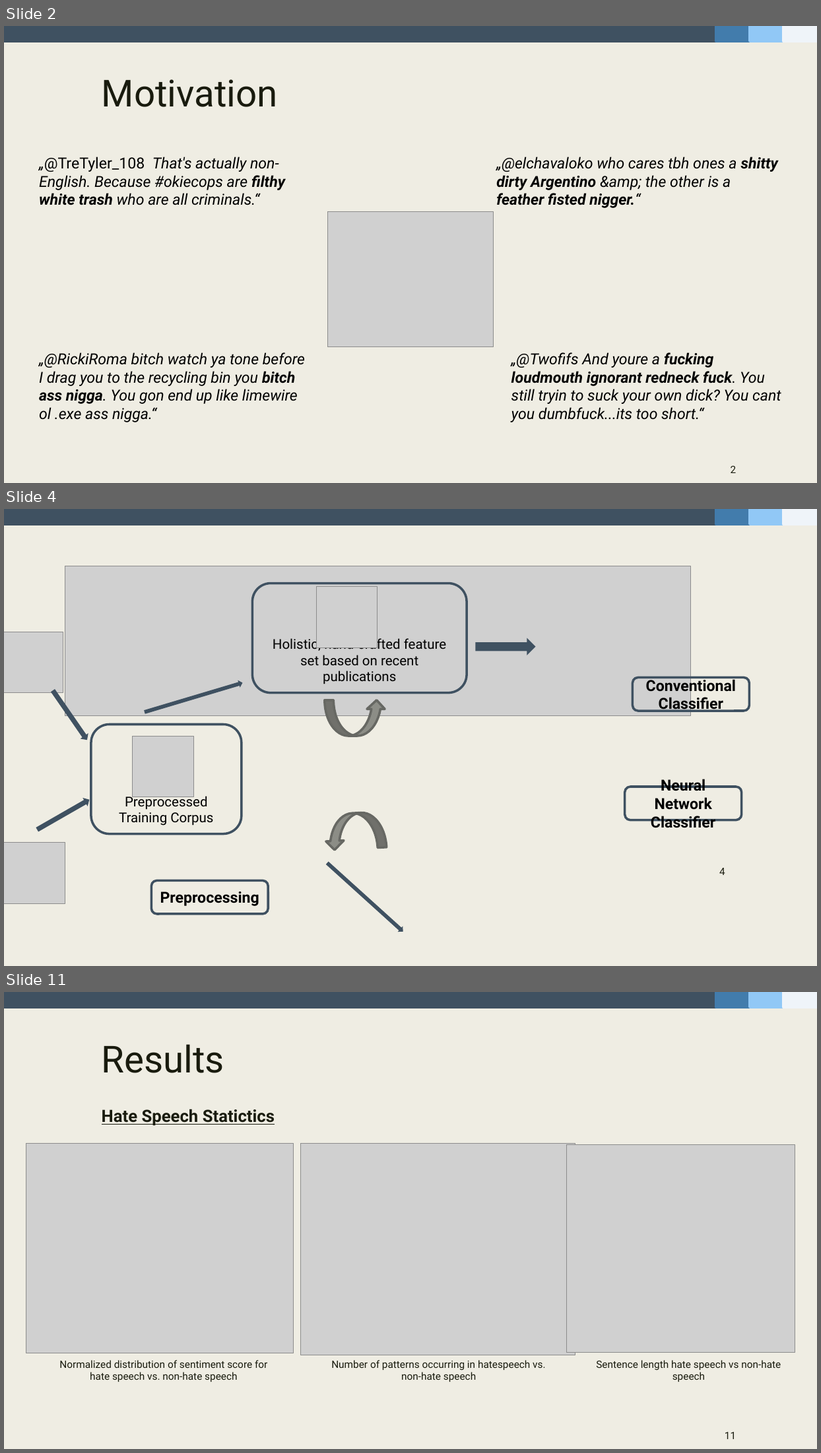
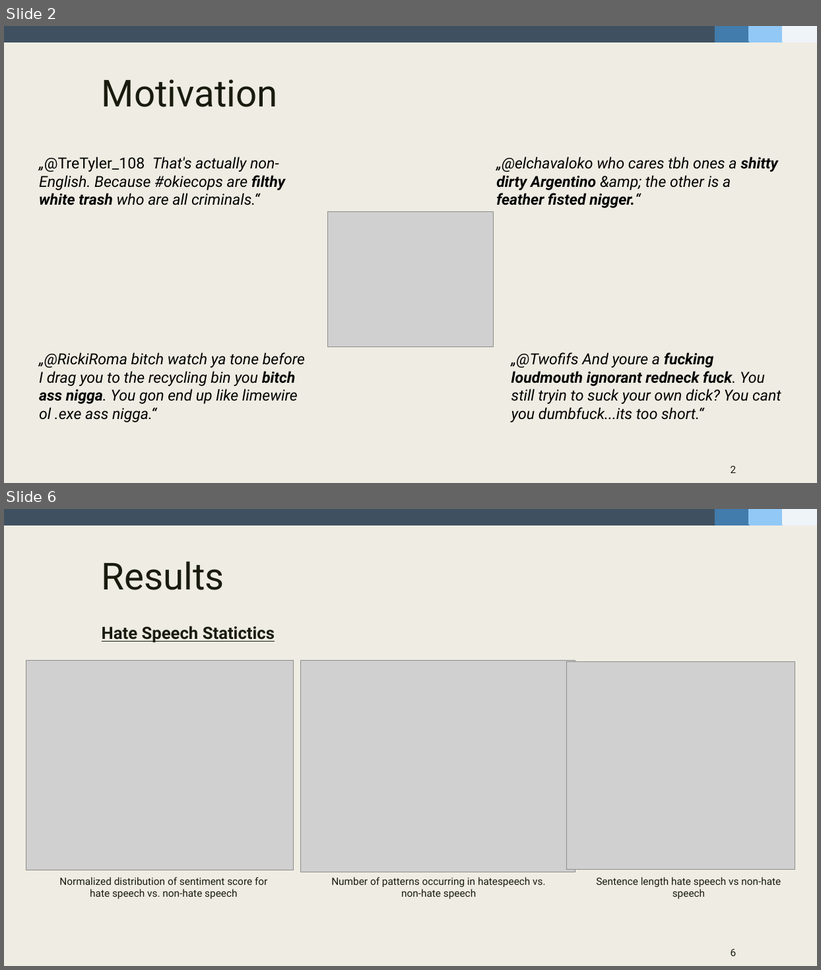
Before and after one commit to fidsusj/HateSpeechDetection, a slide deck: docs/presentation/presentation-slides.pptx. Shown one above the other, each under a label of ours: slides 2, 4 and 11 before the commit, slides 2 and 6 after it; the slides between them are not shown. The pictures are 821x1453 and 821x970 pixels, drawn with LibreOffice and Linux fonts; fonts in the diff are those of the drawing; grey boxes stand for pictures. Boxes give left, top, right and bottom in pixels: in the first picture for what was removed or moved away, otherwise in the second. Text is boxed around its words. In the diff, an @@ line names an element or a change of style, - is before the commit and + after.

```diff
--- a/docs/presentation/presentation-slides.pptx
+++ b/docs/presentation/presentation-slides.pptx
@@ slide 4 removed at <box>4,509,817,966</box>, background #EFEDE3; not listed: 4 template elements that a slide beside it also shows @@
@@ picture removed at <box>65,566,691,716</box> @@
@@ rounded rectangle removed at <box>252,584,467,693</box> @@
-Holistic, hand-crafted feature set based on recent publications
@@ picture removed at <box>316,587,378,648</box> @@
@@ picture removed at <box>4,632,63,693</box> @@
@@ right arrow removed at <box>475,638,536,656</box> @@
@@ right arrow removed at <box>143,679,244,716</box> @@
@@ rounded rectangle removed at <box>633,677,750,711</box> @@
-Conventional Classifier
@@ right arrow removed at <box>49,688,91,743</box> @@
@@ curved up arrow removed at <box>325,700,386,737</box> @@
@@ rounded rectangle removed at <box>91,724,242,834</box> @@
-Preprocessed Training Corpus
@@ picture removed at <box>133,737,193,797</box> @@
@@ right arrow removed at <box>35,796,92,834</box> @@
@@ rounded rectangle removed at <box>625,787,742,821</box> @@
-Neural Network Classifier
@@ curved up arrow removed at <box>324,812,387,851</box> @@
@@ picture removed at <box>4,843,65,904</box> @@
@@ right arrow removed at <box>325,861,405,935</box> @@
@@ rounded rectangle removed at <box>152,881,269,915</box> @@
-Preprocessing
@@ page number removed at <box>719,868,725,875</box> @@
-4
@@ what was slide 11 is now slide 6 @@
@@ page number at <box>731,949,737,956</box>: text changed @@
-11
+6
```
Also in this commit, not shown: 4 slides changed, 3 other slides removed.
